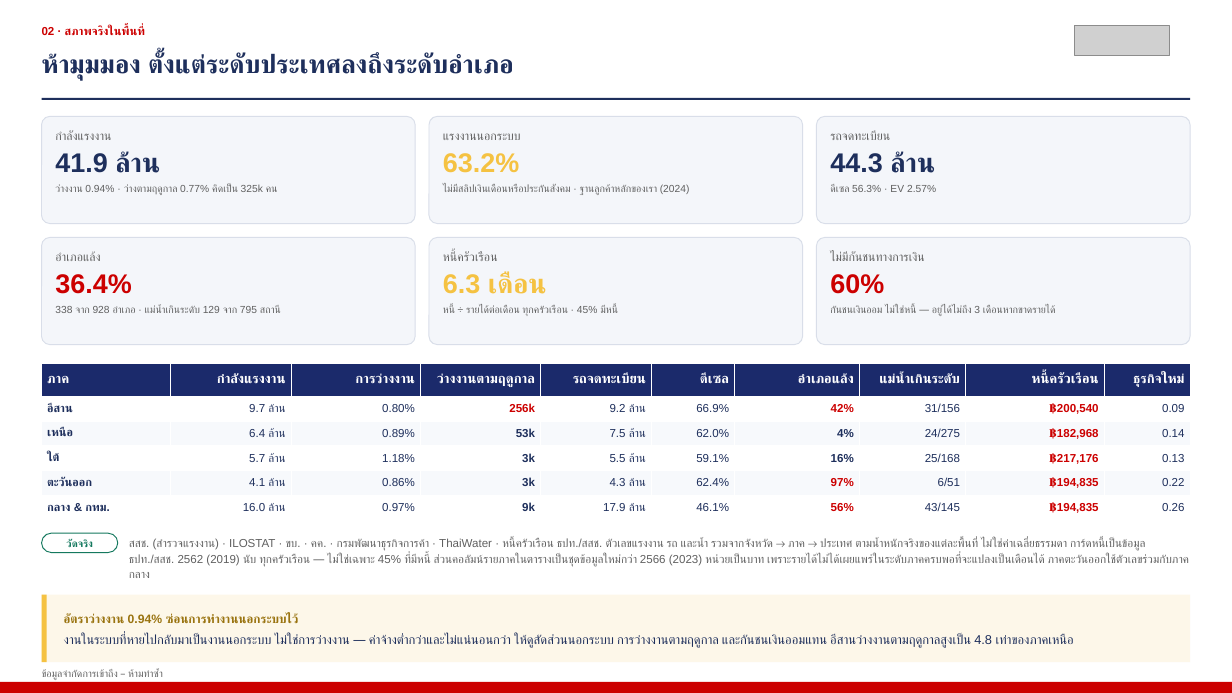
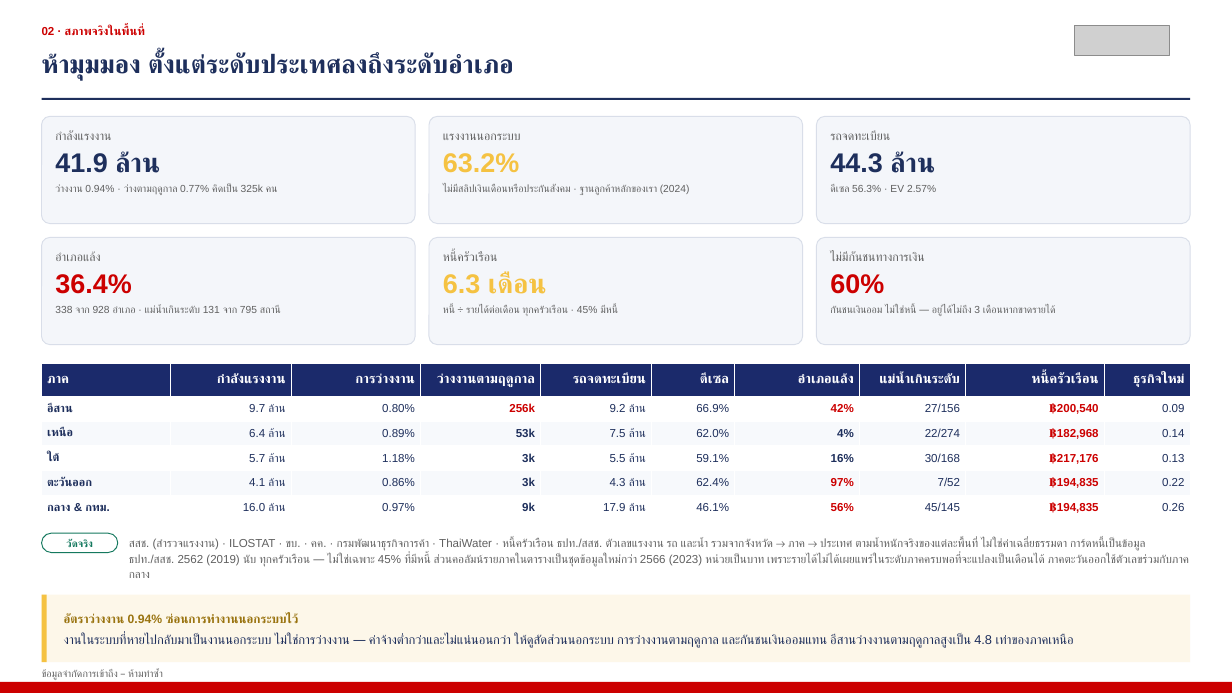
Before and after one commit to kaustavb2101/competitive-intel, a slide deck: slide 4 of docs/decks/mcom-2026-08-05-macro-TH.pptx. Drawn at 1232x693 pixels with LibreOffice and Linux fonts; fonts in the diff are those of the drawing; grey boxes stand for pictures. Boxes give left, top, right and bottom in pixels: in the first picture for what was removed or moved away, otherwise in the second. Text is boxed around its words. In the diff, an @@ line names an element or a change of style, - is before the commit and + after.

```diff
--- a/docs/decks/mcom-2026-08-05-macro-TH.pptx
+++ b/docs/decks/mcom-2026-08-05-macro-TH.pptx
@@ text at [55, 305, 280, 313]: text changed @@
-338 จาก 928 อำเภอ · แม่น้ำเกินระดับ 129 จาก 795 สถานี
+338 จาก 928 อำเภอ · แม่น้ำเกินระดับ 131 จาก 795 สถานี
@@ table at [42, 363, 1190, 520] @@
-row 2, column 8: 31/156
+row 2, column 8: 27/156
-row 3, column 8: 24/275
+row 3, column 8: 22/274
-row 4, column 8: 25/168
+row 4, column 8: 30/168
-row 5, column 8: 6/51
+row 5, column 8: 7/52
-row 6, column 8: 43/145
+row 6, column 8: 45/145
```
Also in this commit, not shown: 2 other slides changed, 1 other file.
